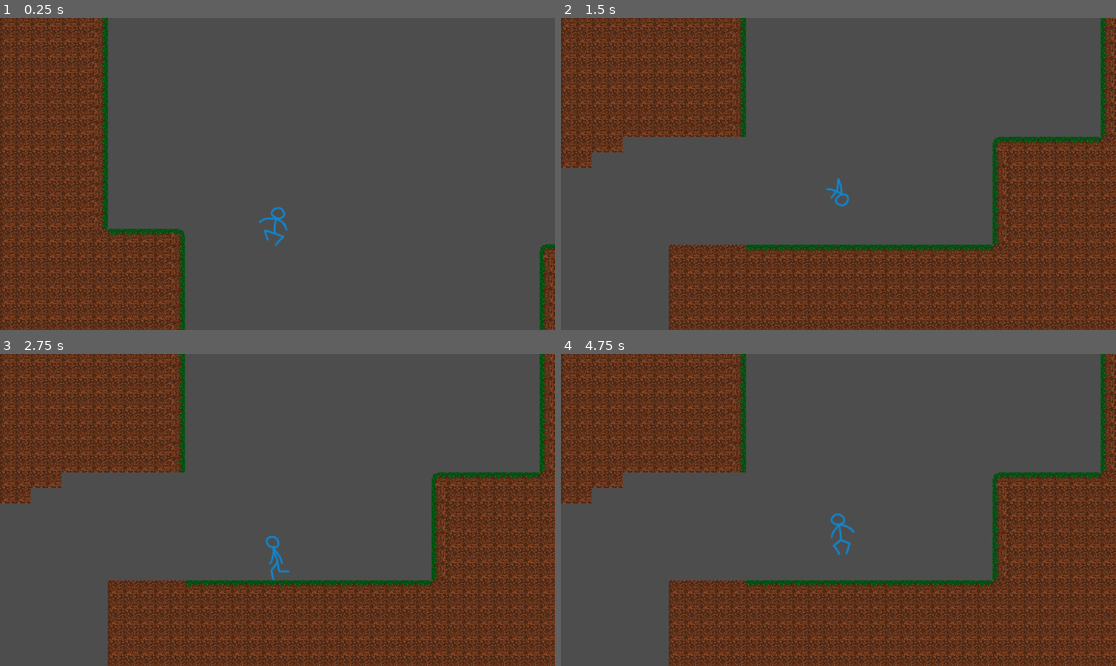
Above: before the commit, frames 1-4 (two rows, left to right).
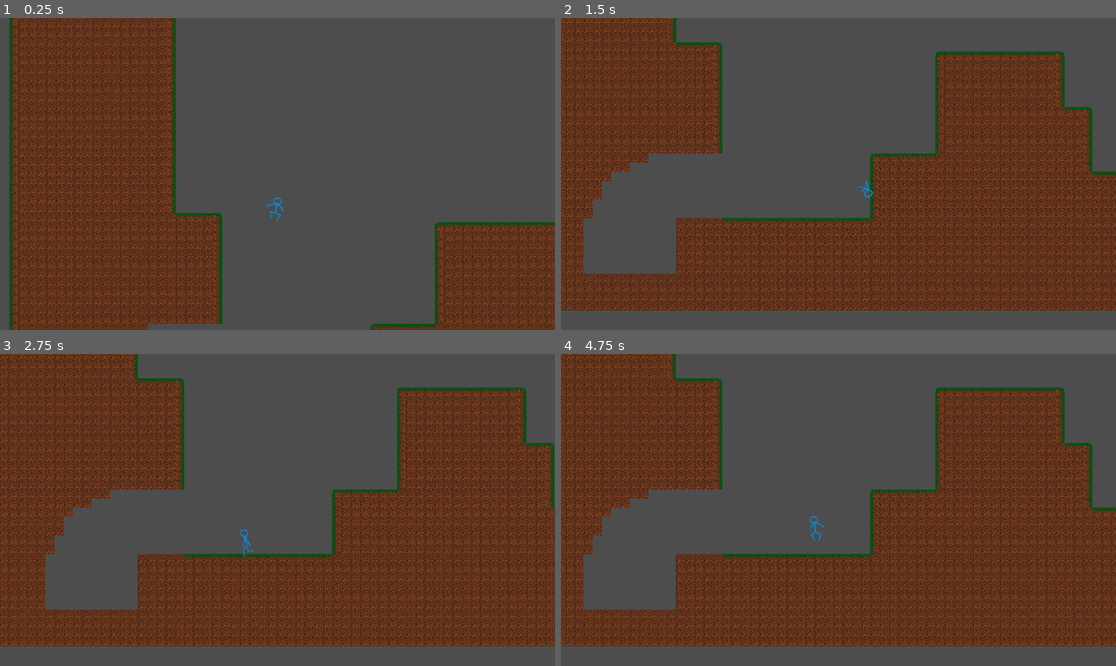
Above: after the commit, the same moments.

Repository: guidox-design/pippo_movement
Game: Godot game, scene res://assets/scenes/levels/pixel_level.tscn
Same seed, same stepped clock (60 frames per second), same inputs: the game is played once before the commit and once after it.
Inputs (mouse positions are in pixels of both pictures, inside the frame that each line leads up to):
- Up to frame 1 (0.25 s): no input
- Up to frame 2 (1.5 s): move the mouse to (960, 158) at 0.52 s; hold D (move_right) from 0.53 s (still down); click (960, 158) at 0.6 s; tap Space (jump) at 0.77, 0.8, 1.07, 1.35 s; move the mouse to (727, 189) at 1.27 s
- Up to frame 3 (2.75 s): tap Space (jump) at 1.52, 1.82, 2.3 s; click (166, 525) at 1.55 s; move the mouse to (333, 441) at 2.02 s; release D (move_right) at 2.03 s; hold A (move_left) from 2.03 s (still down); click (333, 441) at 2.1 s
- Up to frame 4 (4.75 s): move the mouse to (810, 572) at 2.77 s; release A (move_left) at 2.78 s; hold D (move_right) 2.78-4.28 s; click (810, 572) at 2.85 s; tap Space (jump) at 3.02, 3.32, 3.6, 3.77, 4.07, 4.52 s; move the mouse to (1005, 556) at 3.52 s; move the mouse to (672, 463) at 4.27 s; hold A (move_left) from 4.28 s (still down); click (672, 463) at 4.35 s

The runs differ from the first frame. In frame 1, 30% of the frame differs, in the area x 0-100%, y 0-100%; in frame 2, 47%; in frame 3, 46%; in frame 4, 47%.
Error before the commit: Trying to assign value of type 'CollisionShape2D' to a variable of type 'CollisionObject2D'. (res://assets/scripts/player/player_controller(pixel)

Commit message:
ledge_climb

Diff:
--- a/assets/prefabs/player/player_controller(pixel).tscn
+++ b/assets/prefabs/player/player_controller(pixel).tscn
@@ -1,7 +1,9 @@
-[gd_scene load_steps=69 format=3 uid="uid://bimrbusqh5ikp"]
+[gd_scene load_steps=91 format=3 uid="uid://bimrbusqh5ikp"]
 
 [ext_resource type="Script" uid="uid://dfakw1cpmtonq" path="res://assets/scripts/player/player_controller(pixel).gd" id="1_70ait"]
+[ext_resource type="Texture2D" uid="uid://d0qkh3brpb5fj" path="res://assets/art/2d/player/pippo/pippo 25attacco -rifinito-Sheet.png" id="2_ykswe"]
 [ext_resource type="Texture2D" uid="uid://dsvbnh6k8in7q" path="res://assets/art/2d/player/stick_figure/sf_ledge_climb_pixel.png" id="7_2q3ad"]
+[ext_resource type="Texture2D" uid="uid://c0jk228vlq5u7" path="res://assets/art/2d/player/pippo/pippo 25 idle-Sheet.png" id="8_tsyrq"]
 [ext_resource type="Texture2D" uid="uid://dmwqatj52vff5" path="res://assets/art/2d/player/stick_figure/sf_jump+fall_pixel.png" id="16_cstwa"]
 [ext_resource type="Texture2D" uid="uid://c6qehkk6r0025" path="res://assets/art/2d/player/stick_figure/sf_float_pixel.png" id="16_jsaws"]
 [ext_resource type="Texture2D" uid="uid://bu5wkaogwxrcl" path="res://assets/art/2d/player/stick_figure/sf_dash_pixel.png" id="16_mpdld"]
@@ -13,8 +15,56 @@
 [ext_resource type="Texture2D" uid="uid://bidaffc25u7ig" path="res://assets/art/2d/player/stick_figure/sf_wall_slide_pixel.png" id="28_yeudl"]
 
 [sub_resource type="CapsuleShape2D" id="CapsuleShape2D_2q3ad"]
-radius = 9.0
-height = 48.0
+radius = 5.0
+height = 42.0
+
+[sub_resource type="AtlasTexture" id="AtlasTexture_tsyrq"]
+atlas = ExtResource("2_ykswe")
+region = Rect2(0, 0, 128, 222)
+
+[sub_resource type="AtlasTexture" id="AtlasTexture_risq6"]
+atlas = ExtResource("2_ykswe")
+region = Rect2(128, 0, 128, 222)
+
+[sub_resource type="AtlasTexture" id="AtlasTexture_3q4kk"]
+atlas = ExtResource("2_ykswe")
+region = Rect2(256, 0, 128, 222)
+
+[sub_resource type="AtlasTexture" id="AtlasTexture_yk1cq"]
+atlas = ExtResource("2_ykswe")
+region = Rect2(384, 0, 128, 222)
+
+[sub_resource type="AtlasTexture" id="AtlasTexture_1xwtm"]
+atlas = ExtResource("2_ykswe")
+region = Rect2(512, 0, 128, 222)
+
+[sub_resource type="AtlasTexture" id="AtlasTexture_m0fb5"]
+atlas = ExtResource("2_ykswe")
+region = Rect2(640, 0, 128, 222)
+
+[sub_resource type="AtlasTexture" id="AtlasTexture_1bii6"]
+atlas = ExtResource("2_ykswe")
+region = Rect2(768, 0, 128, 222)
+
+[sub_resource type="AtlasTexture" id="AtlasTexture_ya76h"]
+atlas = ExtResource("2_ykswe")
+region = Rect2(896, 0, 128, 222)
+
+[sub_resource type="AtlasTexture" id="AtlasTexture_jwimf"]
+atlas = ExtResource("2_ykswe")
+region = Rect2(1024, 0, 128, 222)
+
+[sub_resource type="AtlasTexture" id="AtlasTexture_d603q"]
+atlas = ExtResource("2_ykswe")
+region = Rect2(1152, 0, 128, 222)
+
+[sub_resource type="AtlasTexture" id="AtlasTexture_h86rv"]
+atlas = ExtResource("2_ykswe")
+region = Rect2(1280, 0, 128, 222)
+
+[sub_resource type="AtlasTexture" id="AtlasTexture_q2uql"]
+atlas = ExtResource("2_ykswe")
+region = Rect2(1408, 0, 128, 222)
 
 [sub_resource type="AtlasTexture" id="AtlasTexture_evtsp"]
 atlas = ExtResource("16_mpdld")
@@ -112,6 +162,38 @@
 atlas = ExtResource("17_cstwa")
 region = Rect2(33, 63, 30, 60)
 
+[sub_resource type="AtlasTexture" id="AtlasTexture_4k7wy"]
+atlas = ExtResource("8_tsyrq")
+region = Rect2(0, 0, 128, 128)
+
+[sub_resource type="AtlasTexture" id="AtlasTexture_10oow"]
+atlas = ExtResource("8_tsyrq")
+region = Rect2(128, 0, 128, 128)
+
+[sub_resource type="AtlasTexture" id="AtlasTexture_onqii"]
+atlas = ExtResource("8_tsyrq")
+region = Rect2(256, 0, 128, 128)
+
+[sub_resource type="AtlasTexture" id="AtlasTexture_p8stb"]
+atlas = ExtResource("8_tsyrq")
+region = Rect2(384, 0, 128, 128)
+
+[sub_resource type="AtlasTexture" id="AtlasTexture_thduk"]
+atlas = ExtResource("8_tsyrq")
+region = Rect2(512, 0, 128, 128)
+
+[sub_resource type="AtlasTexture" id="AtlasTexture_bajso"]
+atlas = ExtResource("8_tsyrq")
+region = Rect2(640, 0, 128, 128)
+
+[sub_resource type="AtlasTexture" id="AtlasTexture_dx7te"]
+atlas = ExtResource("8_tsyrq")
+region = Rect2(768, 0, 128, 128)
+
+[sub_resource type="AtlasTexture" id="AtlasTexture_8xbvi"]
+atlas = ExtResource("8_tsyrq")
+region = Rect2(896, 0, 128, 128)
+
 [sub_resource type="AtlasTexture" id="AtlasTexture_o3xhy"]
 atlas = ExtResource("16_cstwa")
 region = Rect2(1, 1, 60, 60)
@@ -240,6 +322,47 @@
 animations = [{
 "frames": [{
 "duration": 1.0,
+"texture": SubResource("AtlasTexture_tsyrq")
+}, {
+"duration": 1.0,
+"texture": SubResource("AtlasTexture_risq6")
+}, {
+"duration": 1.0,
+"texture": SubResource("AtlasTexture_3q4kk")
+}, {
+"duration": 1.0,
+"texture": SubResource("AtlasTexture_yk1cq")
+}, {
+"duration": 1.0,
+"texture": SubResource("AtlasTexture_1xwtm")
+}, {
+"duration": 1.0,
+"texture": SubResource("AtlasTexture_m0fb5")
+}, {
+"duration": 1.0,
+"texture": SubResource("AtlasTexture_1bii6")
+}, {
+"duration": 1.0,
+"texture": SubResource("AtlasTexture_ya76h")
+}, {
+"duration": 1.0,
+"texture": SubResource("AtlasTexture_jwimf")
+}, {
+"duration": 1.0,
+"texture": SubResource("AtlasTexture_d603q")
+}, {
+"duration": 1.0,
+"texture": SubResource("AtlasTexture_h86rv")
+}, {
+"duration": 1.0,
+"texture": SubResource("AtlasTexture_q2uql")
+}],
+"loop": false,
+"name": &"attacco_pippo",
+"speed": 40.0
+}, {
+"frames": [{
+"duration": 1.0,
 "texture": SubResource("AtlasTexture_evtsp")
 }],
 "loop": false,
@@ -334,6 +457,35 @@
 "loop": true,
 "name": &"idle",
 "speed": 24.0
+}, {
+"frames": [{
+"duration": 1.0,
+"texture": SubResource("AtlasTexture_4k7wy")
+}, {
+"duration": 1.0,
+"texture": SubResource("AtlasTexture_10oow")
+}, {
+"duration": 1.0,
+"texture": SubResource("AtlasTexture_onqii")
+}, {
+"duration": 1.0,
+"texture": SubResource("AtlasTexture_p8stb")
+}, {
+"duration": 1.0,
+"texture": SubResource("AtlasTexture_thduk")
+}, {
+"duration": 1.0,
+"texture": SubResource("AtlasTexture_bajso")
+}, {
+"duration": 1.0,
+"texture": SubResource("AtlasTexture_dx7te")
+}, {
+"duration": 1.0,
+"texture": SubResource("AtlasTexture_8xbvi")
+}],
+"loop": false,
+"name": &"idle_pippo",
+"speed": 8.0
 }, {
 "frames": [{
 "duration": 1.0,
@@ -466,15 +618,15 @@
 
 [node name="PlayerCollider" type="CollisionShape2D" parent="."]
 unique_name_in_owner = true
+position = Vector2(2, -5)
 shape = SubResource("CapsuleShape2D_2q3ad")
 
 [node name="AnimatedSprite" type="AnimatedSprite2D" parent="."]
 texture_filter = 1
-position = Vector2(0, -6)
+position = Vector2(0, -10)
 sprite_frames = SubResource("SpriteFrames_aowxt")
 animation = &"idle"
 autoplay = "idle"
-frame_progress = 0.3615751
 
 [node name="CameraOffset" type="Node2D" parent="."]
 position = Vector2(0, -33)
@@ -501,12 +653,12 @@
 wait_time = 0.1
 one_shot = true
 
-[node name="LedgeClimbRayCat" type="RayCast2D" parent="."]
+[node name="LedgeClimbRayCast" type="RayCast2D" parent="."]
 unique_name_in_owner = true
 position = Vector2(3, -26)
 target_position = Vector2(11, 22)
 
 [node name="LedgeSpaceRayCast" type="RayCast2D" parent="."]
 unique_name_in_owner = true
-position = Vector2(-30, 27)
+position = Vector2(-18, 22)
 target_position = Vector2(0, -53)
--- a/assets/scripts/player/player_controller(pixel).gd
+++ b/assets/scripts/player/player_controller(pixel).gd
@@ -8,6 +8,7 @@
 	FLOAT,
 	LEDGE_CLIMB,
 	LEDGE_JUMP,
+	ATTACK,
 }
 
 const FALL_GRAVITY := 1500.0
@@ -24,7 +25,7 @@
 @onready var animated_sprite: AnimatedSprite2D = $AnimatedSprite
 @onready var coyote_timer: Timer = $CoyoteTimer
 @onready var float_cool_down: Timer = $FloatCoolDown
-@onready var player_collider: CollisionObject2D = $PlayerCollider
+@onready var player_collider: CollisionShape2D = $PlayerCollider
 @onready var ledge_climb_ray_cast: RayCast2D = $LedgeClimbRayCast
 @onready var ledge_space_ray_cast: RayCast2D = $LedgeSpaceRayCast
 
@@ -46,6 +47,7 @@
 func _physics_process(delta: float) -> void:
 	process_state(delta)
 	move_and_slide()
+
 
 
 
@@ -90,6 +92,10 @@
 			global_position.y = ledge_climb_ray_cast.get_collision_point().y
 			can_double_jump = true
 
+		#STATE.ATTACK:
+		#	animated_sprite.play("attacco_pippo")
+
+
 
 func process_state(delta: float) -> void:
 	match active_state:
@@ -108,6 +114,8 @@
 					switch_state(STATE.DOUBLE_JUMP)
 				else:
 					switch_state(STATE.FLOAT)
+			elif is_input_toward_facing() and is_ledge() and is_space():
+				switch_state(STATE.LEDGE_CLIMB)
 
 		STATE.FLOOR:
 			if Input.get_axis("move_left", "move_right"):
@@ -131,6 +139,7 @@
 				switch_state(STATE.FALL)
 
 
+
 		STATE.FLOAT:
 			velocity.y = move_toward(velocity.y, FLOAT_VELOCITY, FLOAT_GRAVITY * delta)
 			handle_movement()
@@ -140,7 +149,19 @@
 			elif Input.is_action_just_released("jump"):
 				float_cool_down.start()
 				switch_state(STATE.FALL)
-
+			elif is_input_toward_facing() and is_ledge() and is_space():
+				switch_state(STATE.LEDGE_CLIMB)
+
+		STATE.LEDGE_CLIMB:
+			if not animated_sprite.is_playing():
+				animated_sprite.play("idle")
+				var offset := ledge_climb_offset()
+				offset.x *= facing_direction
+				position += offset
+				switch_state(STATE.FLOOR)
+
+#		STATE.ATTACK:
+#			process_attack()
 
 
 func handle_movement() -> void:
@@ -152,12 +173,53 @@
 		ledge_climb_ray_cast.target_position.x = input_direction * absf(ledge_climb_ray_cast.target_position.x)
 		ledge_climb_ray_cast.force_raycast_update()
 
+
+
 	velocity.x = input_direction * WALK_VELOCITY
 
+
 func is_input_toward_facing() -> bool:
-	return signf(Input.get_axis("move_left", "move_right")) == facing_direction
+	return signf(Input.get_axis("move_left", "move_right") == facing_direction)
+
 
 func is_ledge() -> bool:
 	return is_on_wall_only() and \
 	ledge_climb_ray_cast.is_colliding() and \
 	ledge_climb_ray_cast.get_collision_normal().is_equal_approx(Vector2.UP)
+
+func is_space() -> bool:
+	ledge_space_ray_cast.global_position = ledge_space_ray_cast.get_collision_point()
+	ledge_space_ray_cast.force_raycast_update()
+	return not ledge_space_ray_cast.is_colliding()
+
+
+func ledge_climb_offset() -> Vector2:
+	var shape := player_collider.shape
+	if shape is CapsuleShape2D:
+		return Vector2(shape.radius * 2.0, -shape.height * 0.5)
+	if shape is RectangleShape2D:
+		return Vector2(shape.size.x, -shape.size.y * 0.5)
+	return Vector2.ZERO
+
+
+
+
+
+
+
+
+
+
+
+
+
+#func handle_input():
+#	if Input.is_action_just_pressed("attack"):
+#		if active_state != STATE.ATTACK:
+#			switch_state(STATE.ATTACK)
+#
+#func process_attack():
+#	velocity.x = 0
+#
+#	if not animated_sprite.is_playing():
+#		switch_state(STATE.FLOOR)
--- a/project.godot
+++ b/project.godot
@@ -14,6 +14,11 @@
 run/main_scene="uid://da84ajuoi0pue"
 config/features=PackedStringArray("4.5", "Forward Plus")
 config/icon="res://icon.svg"
+
+[display]
+
+window/size/viewport_width=1920
+window/size/viewport_height=1080
 
 [input]
 
@@ -37,3 +42,8 @@
 "events": [Object(InputEventKey,"resource_local_to_scene":false,"resource_name":"","device":-1,"window_id":0,"alt_press …(191 unchanged characters)…
 ]
 }
+attack={
+"deadzone": 0.2,
+"events": [Object(InputEventMouseButton,"resource_local_to_scene":false,"resource_name":"","device":-1,"window_id":0,"alt_pressed":false,"shift_pressed":false,"ctrl_pressed":false,"meta_pressed":false,"button_mask":1,"position":Vector2(245, 28),"global_position":Vector2(254, 76),"factor":1.0,"button_index":1,"canceled":false,"pressed":true,"double_click":false,"script":null)
+]
+}
Binary file added: assets/art/2d/player/pippo/pippo 25 idle-Sheet.png
Not shown, added: assets/art/2d/player/pippo/pippo 25 idle-Sheet.png.import
Binary file added: assets/art/2d/player/pippo/pippo 25attacco -rifinito-Sheet.png
Not shown, added: assets/art/2d/player/pippo/pippo 25attacco -rifinito-Sheet.png.import
